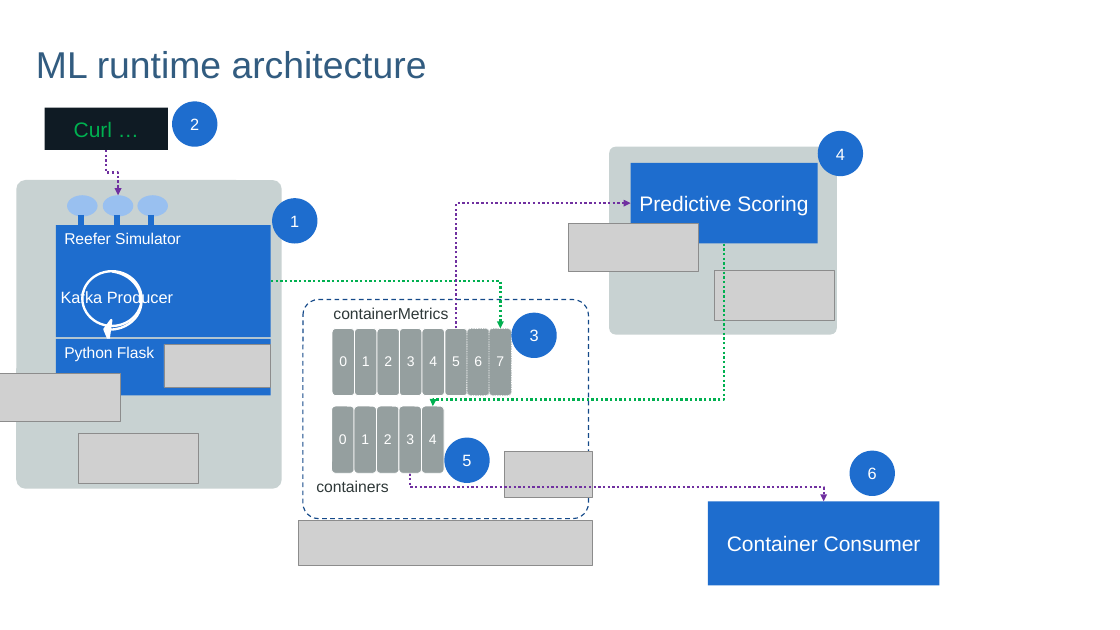
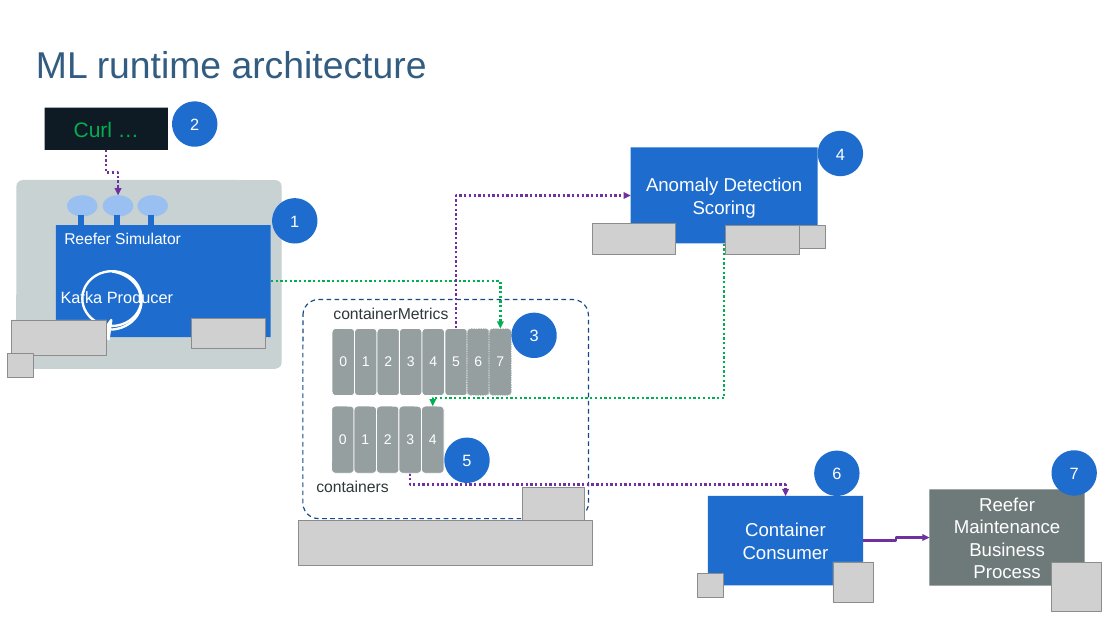
Before and after one commit to ibm-cloud-architecture/refarch-reefer-ml, a slide deck: slide 3 of diagrams.pptx. Drawn at 1120x630 pixels with LibreOffice and Linux fonts; fonts in the diff are those of the drawing; grey boxes stand for pictures; background and template pictures are left out. Boxes give left, top, right and bottom in pixels: in the first picture for what was removed or moved away, otherwise in the second. Text is boxed around its words. In the diff, an @@ line names an element or a change of style, - is before the commit and + after.

```diff
--- a/diagrams.pptx
+++ b/diagrams.pptx
@@ rounded rectangle removed at [609, 147, 837, 335] @@
@@ rectangle "Anomaly Detection Scoring": place and size @@
-rectangle "Anomaly Detection Scoring" at [631, 163, 818, 244]
+rectangle "Anomaly Detection Scoring" at [631, 148, 818, 244]
@@ text in rectangle at [646, 177, 803, 218]: text changed; size 18 to 16 pt @@
-Predictive Scoring
+Anomaly Detection Scoring
@@ rounded rectangle: place and size @@
-rounded rectangle at [16, 180, 281, 489]
+rounded rectangle at [16, 180, 281, 369]
@@ elbow arrow moved from (456, 329) - (631, 203) to (456, 329) - (631, 196) @@
@@ picture: place and size @@
-picture at [568, 223, 698, 271]
+picture at [593, 223, 676, 255]
@@ picture added at [726, 225, 800, 255] @@
@@ picture added at [800, 225, 826, 249] @@
@@ elbow arrow (724, 244) - (433, 406): route changed @@
@@ picture removed at [715, 271, 834, 321] @@
@@ picture: place and size @@
-picture at [0, 374, 121, 422]
+picture at [12, 320, 107, 355]
@@ picture: place and size @@
-picture at [164, 344, 271, 387]
+picture at [192, 319, 266, 349]
@@ picture added at [8, 354, 34, 377] @@
@@ rectangle removed at [56, 339, 271, 395] @@
-Python Flask
@@ picture removed at [79, 434, 198, 484] @@
@@ elbow arrow moved from (410, 473) - (824, 502) to (410, 473) - (786, 496) @@
@@ ellipse "6": place and size @@
-ellipse "6" at [849, 450, 895, 496]
+ellipse "6" at [814, 450, 860, 496]
@@ ellipse added at [1052, 450, 1097, 496], fill #1E6DCE, 14 pt, text #FFFFFF @@
+7
@@ picture: place and size @@
-picture at [505, 451, 593, 497]
+picture at [523, 488, 585, 521]
@@ rectangle "Container Consumer": place and size @@
-rectangle "Container Consumer" at [708, 502, 940, 586]
+rectangle "Container Consumer" at [708, 496, 864, 585]
@@ rectangle "Container Consumer" at [708, 496, 864, 585]: size 18 to 16 pt @@
@@ rectangle added at [930, 490, 1086, 586], fill #6E7979, 16 pt, text #FFFFFF @@
+Reefer Maintenance Business Process
@@ elbow arrow added from (863, 541) to (930, 538), #7030A0 2 pt @@
@@ picture added at [833, 562, 874, 602] @@
@@ picture added at [1052, 562, 1102, 612] @@
@@ picture added at [697, 574, 723, 597] @@
```
Also in this commit, not shown: 1 other slide changed, 5 other files.
